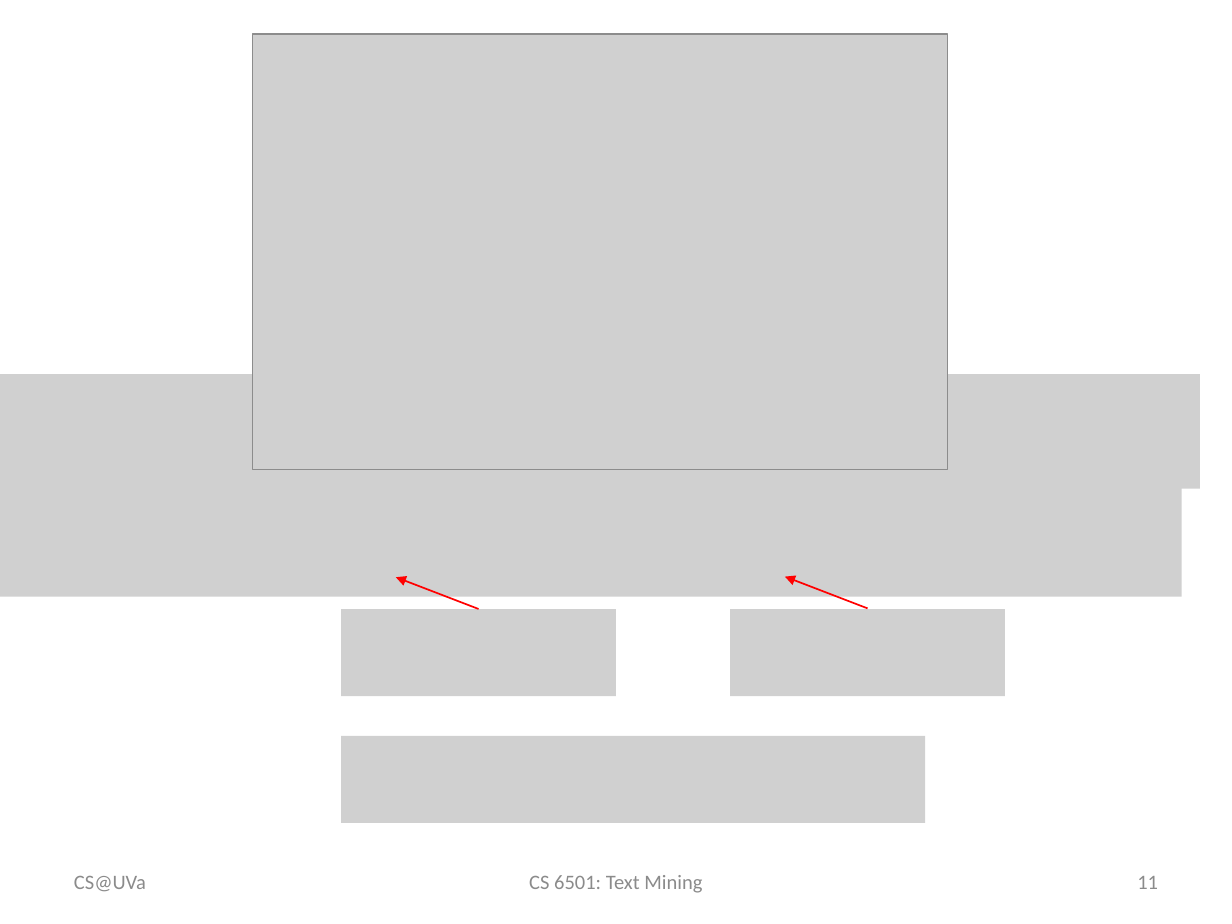
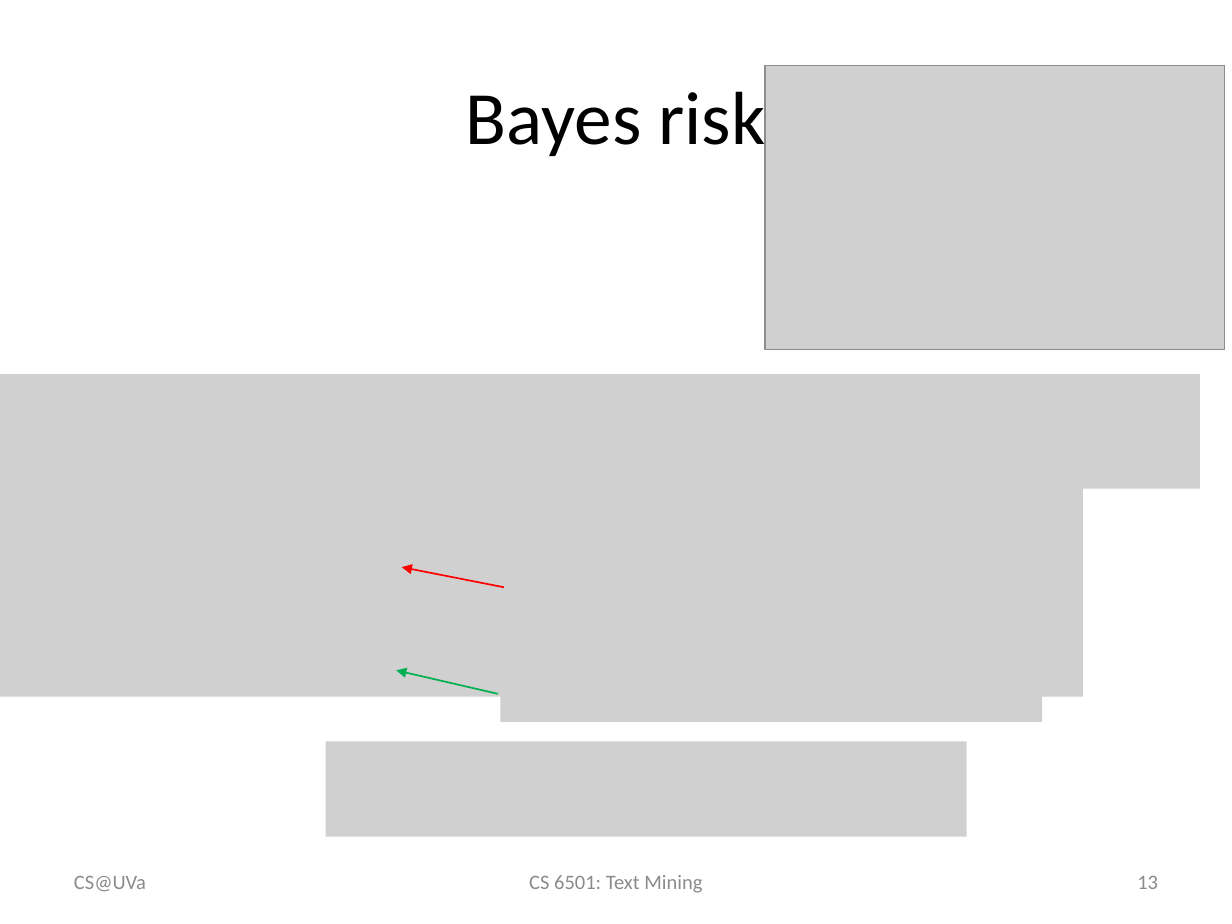
Before and after one commit to wang296/CS6501-Text-Mining, a slide deck: slide 13 of docs/TextCategorization.pptx (slide 11 before the commit). Drawn at 1232x924 pixels with LibreOffice and Linux fonts; fonts in the diff are those of the drawing; grey boxes stand for pictures. Boxes give left, top, right and bottom in pixels: in the first picture for what was removed or moved away, otherwise in the second. Text is boxed around its words. In the diff, an @@ line names an element or a change of style, - is before the commit and + after.

```diff
--- a/docs/TextCategorization.pptx
+++ b/docs/TextCategorization.pptx
@@ picture removed at [253,34,947,471] @@
@@ title added at [466,81,766,161], 44 pt, text #000000 @@
+Bayes risk
@@ picture added at [765,65,1225,350] @@
@@ picture: place and size @@
-picture at [0,476,1181,596]
+picture at [0,468,1083,697]
@@ arrow moved from (478, 609) - (395, 578) to (504, 588) - (402, 567) @@
@@ picture added at [504,562,1036,611] @@
@@ picture removed at [341,609,616,696] @@
@@ picture removed at [731,609,1005,696] @@
@@ arrow moved from (867, 609) - (785, 577) to (498, 694) - (397, 670) @@
@@ arrow (498, 694) - (397, 670): stroke #FF0000 1 pt to #00B050 1 pt @@
@@ picture added at [500,673,1042,722] @@
@@ picture: place and size @@
-picture at [341,736,925,823]
+picture at [325,742,966,837]
@@ page number at [1137,876,1158,889]: text changed @@
-11
+13
```
Also in this commit, not shown: 9 other slides changed, 3 slides added, 3 other files.
